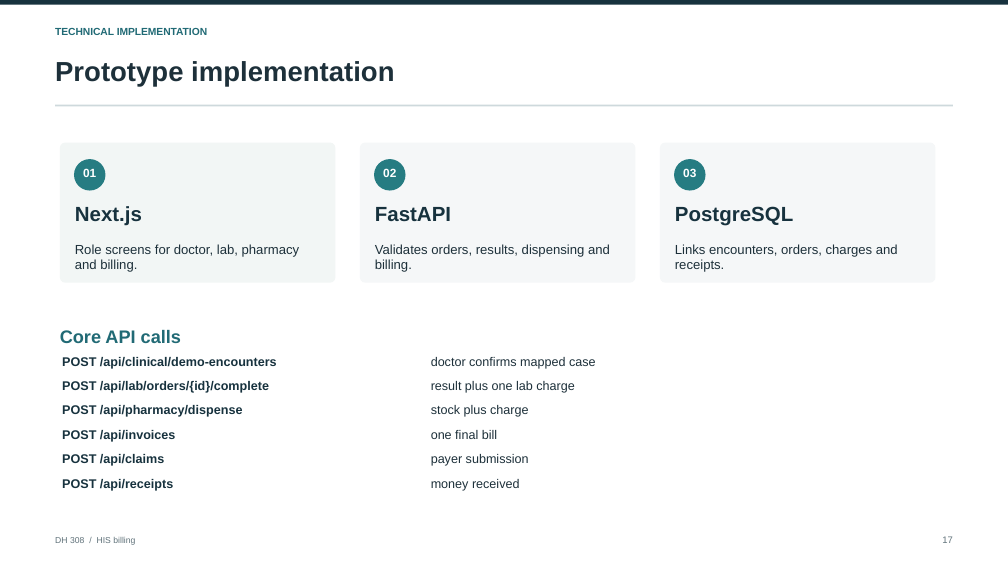
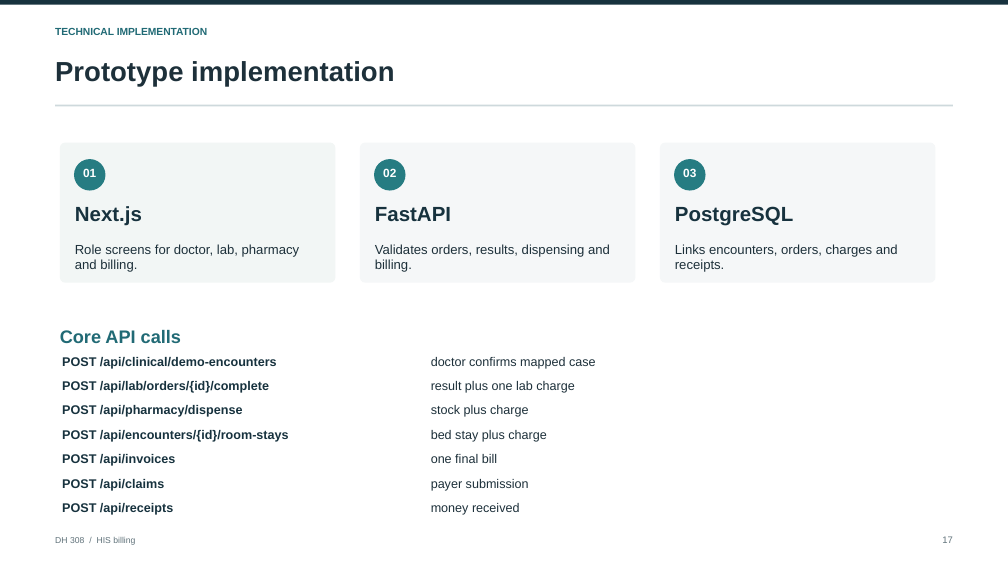
Before and after one commit to Osama-Bin-Lagging/tiveri-billing, a slide deck: slide 17 of presentation/DH308_HIS_Billing_Final.pptx. Drawn at 1008x567 pixels with LibreOffice and Linux fonts; fonts in the diff are those of the drawing. Boxes give left, top, right and bottom in pixels: in the first picture for what was removed or moved away, otherwise in the second. Text is boxed around its words. In the diff, an @@ line names an element or a change of style, - is before the commit and + after.

```diff
--- a/presentation/DH308_HIS_Billing_Final.pptx
+++ b/presentation/DH308_HIS_Billing_Final.pptx
@@ text at (62,430,289,442): text changed @@
-POST /api/invoices
+POST /api/encounters/{id}/room-stays
@@ text added at (431,430,546,442), 12 pt, text #1D303A @@
+bed stay plus charge
@@ text at (62,454,175,466): text changed @@
-POST /api/claims
+POST /api/invoices
@@ text at (62,479,164,491): text changed @@
-POST /api/receipts
+POST /api/claims
@@ text added at (62,503,173,515), 12 pt, text #17323E, bold @@
+POST /api/receipts
@@ 3 texts: place and size @@
-3 texts at (431,430,529,491)
+3 texts at (431,454,529,515)
```
Also in this commit, not shown: 4 other slides changed, 4 other files.
